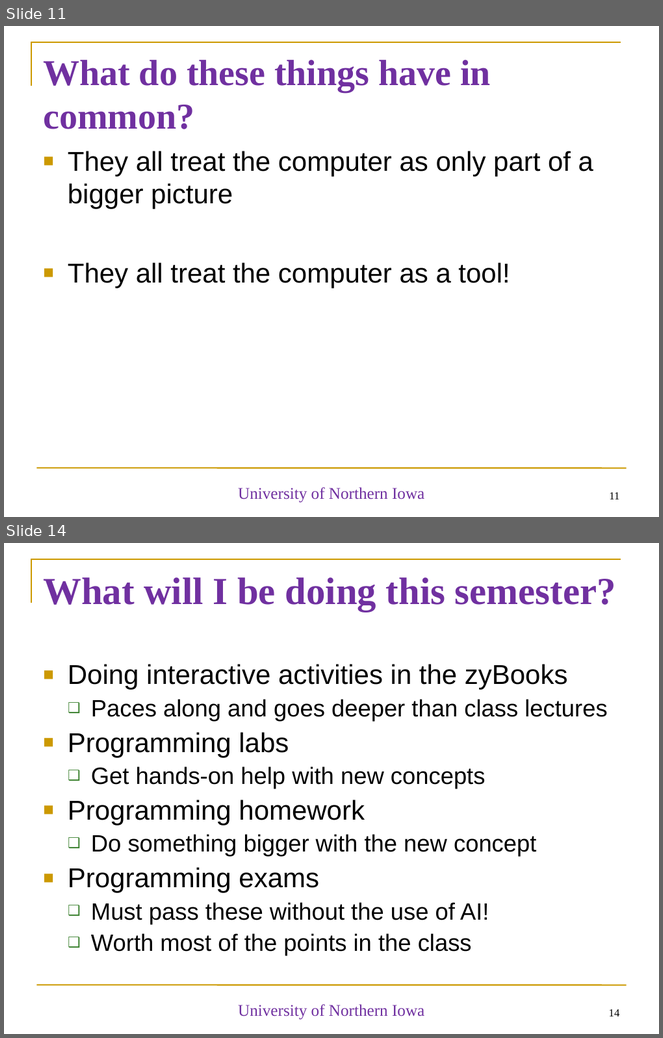
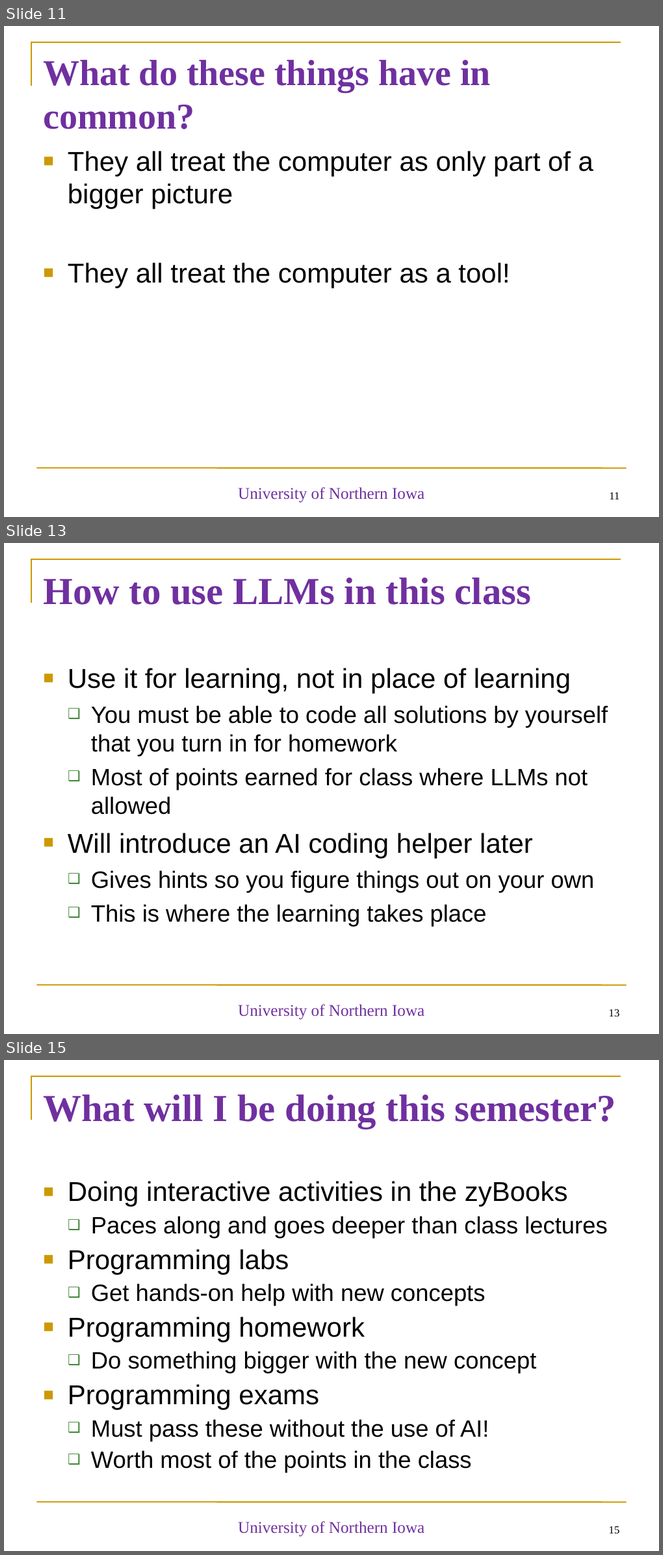
Before and after one commit to diesburg/cs1510_sp26, a slide deck: sessions/intro/intro.ppt. Shown one above the other, each under a label of ours: slides 11 and 14 before the commit, slides 11, 13 and 15 after it; the slides between them are not shown. The pictures are 663x1038 and 663x1555 pixels, drawn with LibreOffice and Linux fonts; fonts in the diff are those of the drawing. Boxes give left, top, right and bottom in pixels: in the first picture for what was removed or moved away, otherwise in the second. Text is boxed around its words. In the diff, an @@ line names an element or a change of style, - is before the commit and + after.

```diff
--- a/sessions/intro/intro.ppt
+++ b/sessions/intro/intro.ppt
@@ slide 13 added at (x1=4, y1=543, x2=659, y2=1034), background #FFFFFF; not listed: 2 template elements that a slide beside it also shows @@
@@ title added at (x1=43, y1=577, x2=532, y2=605), 42 pt, text #7030A0, bold @@
+How to use LLMs in this class
@@ text added at (x1=68, y1=668, x2=608, y2=927), 26 pt, text #000000 @@
+■ Use it for learning, not in place of learning
+  ❑ You must be able to code all solutions by yourself that you turn in for homework
+  ❑ Most of points earned for class where LLMs not allowed
+■ Will introduce an AI coding helper later
+  ❑ Gives hints so you figure things out on your own
+  ❑ This is where the learning takes place
@@ text added at (x1=238, y1=1005, x2=425, y2=1020), 18 pt, text #7030A0 @@
+University of Northern Iowa
@@ page number added at (x1=609, y1=1010, x2=620, y2=1017), 12 pt, text #000000 @@
+13
@@ what was slide 14 is now slide 15 @@
@@ page number at (x1=609, y1=1527, x2=620, y2=1534): text changed @@
-14
+15
```
Also in this commit, not shown: 4 slides changed, 1 other file.
